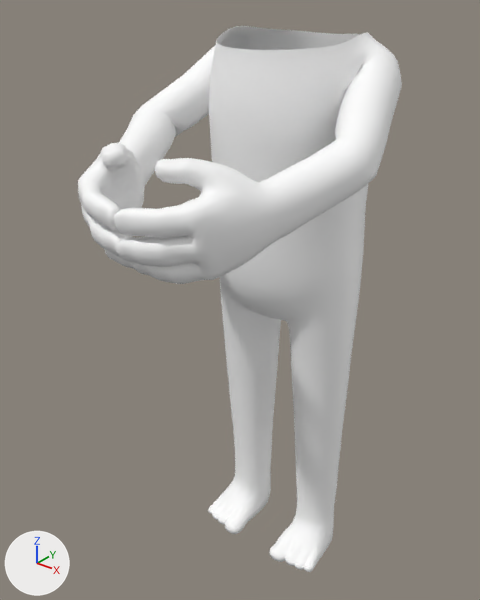
Renders of the FBX model models/citizen/citizen@HoldCardsShort.fbx from each side of a commit.
Both versions are drawn from a camera (50 mm lens) standing at (0.85, -1.276, 1.46) and looking at (-0.027, -0.179, 0.78). The lights are fixed; the arrows at lower left show +X, +Y and +Z. Both versions are drawn at frame 1 of the action 'Armature|ArmatureAction'; the numbers are the values there.

In view in the first picture: 'CitizenFeet_LOD0', 'CitizenHands_LOD0', 'CitizenLegs_LOD0', 'CitizenTorso_LOD0'.
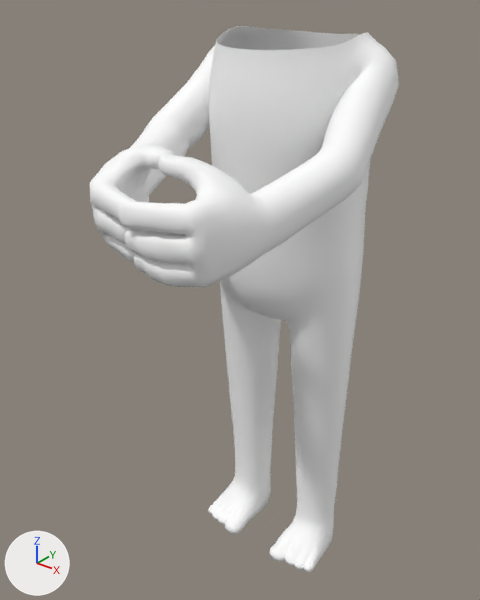
Commit message: Better card holding animation blend + facial fidgets

Boxes (x1, y1, x2, y2) around the edits, measured in the pictures (480 x 600 px):
'CitizenTorso_LOD0', posed
    before: (119, 26, 402, 269)
    after: (130, 26, 399, 269)
'CitizenHands_LOD0', posed (10% narrower)
    before: (78, 143, 283, 284)
    after: (90, 145, 275, 288)
bone 'arm_upper_L', root to tip
    before: (375, 73) to (337, 20)
    after: (375, 73) to (367, 16)
bone 'arm_lower_L', root to tip
    before: (351, 163) to (351, 118)
    after: (337, 171) to (326, 124)
bone 'hand_L', root to tip
    before: (265, 213) to (244, 80)
    after: (256, 224) to (251, 86)
bone 'finger_thumb_0_L', root to tip
    before: (241, 193) to (240, 179)
    after: (235, 203) to (242, 193)
bone 'finger_index_0_L', root to tip
    before: (193, 217) to (186, 183)
    after: (194, 217) to (192, 182)
bone 'finger_index_1_L', root to tip
    before: (159, 223) to (153, 200)
    after: (160, 217) to (158, 193)
bone 'finger_middle_0_L', root to tip
    before: (200, 244) to (191, 212)
    after: (197, 248) to (191, 211)
bone 'finger_ring_0_L', root to tip
    before: (206, 263) to (198, 241)
    after: (199, 270) to (192, 244)
bone 'arm_upper_R', root to tip
    before: (235, 60) to (228, 15)
    after: (235, 60) to (206, 10)
bone 'arm_lower_R', root to tip
    before: (153, 127) to (133, 88)
    after: (166, 139) to (146, 99)
bone 'hand_R', root to tip
    before: (120, 177) to (84, 62)
    after: (125, 183) to (92, 66)
bone 'finger_thumb_0_R', root to tip
    before: (120, 165) to (143, 158)
    after: (126, 170) to (146, 163)
bone 'finger_index_0_R', root to tip
    before: (92, 189) to (87, 160)
    after: (103, 191) to (100, 161)
bone 'finger_index_1_R', root to tip
    before: (93, 203) to (89, 182)
    after: (114, 203) to (112, 181)
bone 'finger_middle_0_R', root to tip
    before: (99, 213) to (89, 184)
    after: (110, 217) to (103, 187)
bone 'finger_ring_0_R', root to tip
    before: (112, 232) to (99, 211)
    after: (122, 237) to (111, 215)

The change, as a list of edits to the scene's bpy script:
```text
Change bone_arm_upper_l:
    where bone_arm_upper_l = bpy.data.objects['Armature'].pose.bones['arm_upper_L']  # child of 'clavicle_L'
    bone_arm_upper_l.rotation_quaternion: (0.88, -0.027, -0.196, 0.432) -> (0.849, -0.188, -0.352, 0.346)  # degrees (-13, -19, 55) -> degrees (-40, -28, 55)
Change bone_arm_lower_l:
    where bone_arm_lower_l = bpy.data.objects['Armature'].pose.bones['arm_lower_L']  # child of 'arm_upper_L'
    bone_arm_lower_l.rotation_quaternion: (0.92, -0.286, -0.269, 0.0) -> (0.967, 0.079, -0.243, -0.002)  # degrees (-37, -30, 10) -> degrees (10, -28, -3)
Change bone_hand_l:
    where bone_hand_l = bpy.data.objects['Armature'].pose.bones['hand_L']  # child of 'arm_lower_L'
    bone_hand_l.rotation_quaternion: (1.0, 0.0, 0.0, 0.001) -> (0.986, -0.093, 0.089, 0.102)  # degrees (0, 0, 0) -> degrees (-10, 11, 11)
Change bone_finger_thumb_0_l:
    where bone_finger_thumb_0_l = bpy.data.objects['Armature'].pose.bones['finger_thumb_0_L']  # child of 'hand_L'
    bone_finger_thumb_0_l.rotation_quaternion: (1.0, 0.0, 0.0, 0.0) -> (0.968, -0.169, -0.013, 0.183)  # degrees (0, 0, 0) -> degrees (-19, 2, 21)
Change bone_finger_index_0_l:
    where bone_finger_index_0_l = bpy.data.objects['Armature'].pose.bones['finger_index_0_L']  # child of 'finger_index_meta_L'
    bone_finger_index_0_l.rotation_quaternion: (1.0, 0.0, 0.0, 0.0) -> (0.978, 0.011, -0.205, 0.026)  # degrees (0, 0, 0) -> degrees (1, -24, 3)
Change bone_finger_index_1_l:
    where bone_finger_index_1_l = bpy.data.objects['Armature'].pose.bones['finger_index_1_L']  # child of 'finger_index_0_L'
    bone_finger_index_1_l.rotation_quaternion: (1.0, 0.0, 0.0, 0.0) -> (0.999, -0.005, 0.052, -0.004)  # degrees (0, 0, 0) -> degrees (-1, 6, -1)
Change bone_finger_middle_0_l:
    where bone_finger_middle_0_l = bpy.data.objects['Armature'].pose.bones['finger_middle_0_L']  # child of 'finger_middle_meta_L'
    bone_finger_middle_0_l.rotation_quaternion: (1.0, 0.0, 0.0, 0.0) -> (0.966, 0.025, -0.257, -0.009)  # degrees (0, 0, 0) -> degrees (3, -30, -2)
Change bone_finger_ring_0_l:
    where bone_finger_ring_0_l = bpy.data.objects['Armature'].pose.bones['finger_ring_0_L']  # child of 'finger_ring_meta_L'
    bone_finger_ring_0_l.rotation_quaternion: (1.0, 0.0, 0.0, 0.0) -> (0.974, 0.031, -0.219, -0.051)  # degrees (0, 0, 0) -> degrees (5, -25, -7)
Change bone_arm_upper_r:
    where bone_arm_upper_r = bpy.data.objects['Armature'].pose.bones['arm_upper_R']  # child of 'clavicle_R'
    bone_arm_upper_r.rotation_quaternion: (0.881, 0.027, 0.195, 0.431) -> (0.849, 0.188, 0.352, 0.346)  # degrees (13, 19, 54) -> degrees (40, 28, 55)
Change bone_arm_lower_r:
    where bone_arm_lower_r = bpy.data.objects['Armature'].pose.bones['arm_lower_R']  # child of 'arm_upper_R'
    bone_arm_lower_r.rotation_quaternion: (0.918, 0.279, 0.283, 0.001) -> (0.967, 0.079, 0.243, 0.002)  # degrees (37, 31, 11) -> degrees (10, 28, 3)
Change bone_hand_r:
    where bone_hand_r = bpy.data.objects['Armature'].pose.bones['hand_R']  # child of 'arm_lower_R'
    bone_hand_r.rotation_quaternion: (1.0, 0.0, 0.0, 0.0) -> (0.994, -0.019, 0.104, -0.015)  # degrees (0, 0, 0) -> degrees (-2, 12, -2)
Change bone_finger_thumb_0_r:
    where bone_finger_thumb_0_r = bpy.data.objects['Armature'].pose.bones['finger_thumb_0_R']  # child of 'hand_R'
    bone_finger_thumb_0_r.rotation_quaternion: (1.0, 0.0, 0.0, 0.0) -> (0.97, 0.095, 0.076, 0.212)  # degrees (0, 0, 0) -> degrees (13, 6, 25)
Change bone_finger_index_0_r:
    where bone_finger_index_0_r = bpy.data.objects['Armature'].pose.bones['finger_index_0_R']  # child of 'finger_index_meta_R'
    bone_finger_index_0_r.rotation_quaternion: (1.0, 0.0, 0.0, 0.0) -> (0.995, -0.011, 0.101, -0.004)  # degrees (0, 0, 0) -> degrees (-1, 12, -1)
Change bone_finger_index_1_r:
    where bone_finger_index_1_r = bpy.data.objects['Armature'].pose.bones['finger_index_1_R']  # child of 'finger_index_0_R'
    bone_finger_index_1_r.rotation_quaternion: (1.0, 0.0, 0.0, 0.0) -> (0.986, 0.013, -0.167, 0.014)  # degrees (0, 0, 0) -> degrees (1, -19, 1)
Change bone_finger_middle_0_r:
    where bone_finger_middle_0_r = bpy.data.objects['Armature'].pose.bones['finger_middle_0_R']  # child of 'finger_middle_meta_R'
    bone_finger_middle_0_r.rotation_quaternion: (1.0, 0.0, 0.0, 0.0) -> (0.987, -0.024, 0.153, -0.031)  # degrees (0, 0, 0) -> degrees (-3, 17, -4)
Change bone_finger_ring_0_r:
    where bone_finger_ring_0_r = bpy.data.objects['Armature'].pose.bones['finger_ring_0_R']  # child of 'finger_ring_meta_R'
    bone_finger_ring_0_r.rotation_quaternion: (1.0, 0.0, 0.0, 0.0) -> (0.994, -0.021, 0.1, -0.042)  # degrees (0, 0, 0) -> degrees (-3, 11, -5)
```
